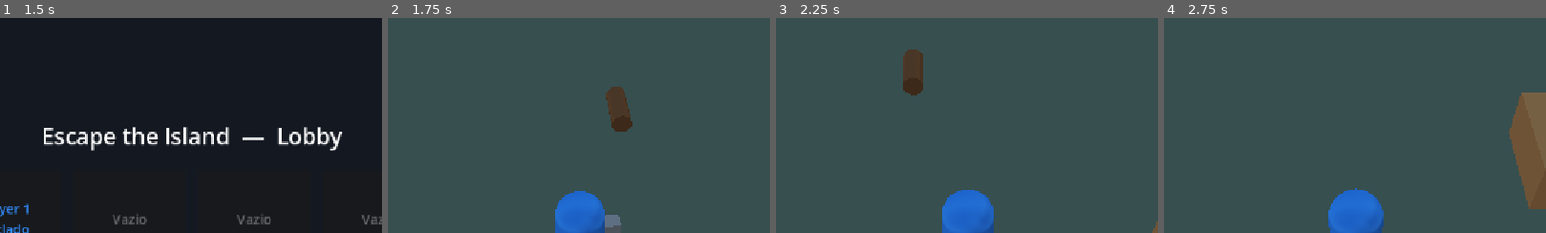
Above: before the commit, frames 1-4 (left to right).
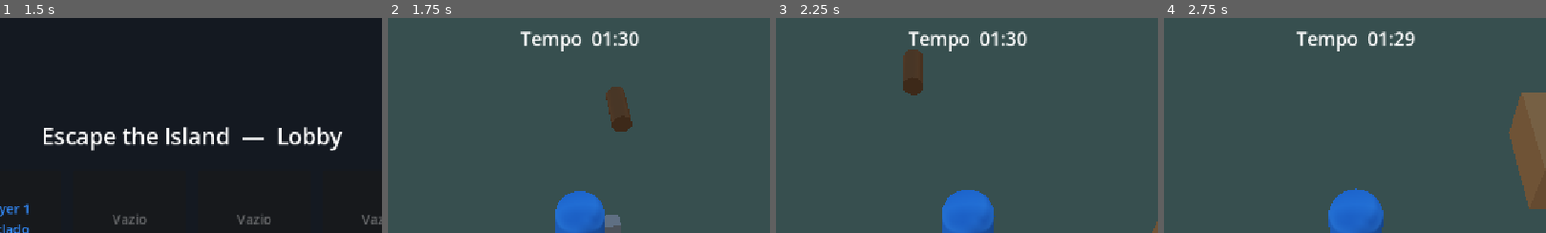
Above: after the commit, the same moments.

Repository: Hashiramaz/multiplayer-godot
Game: Godot game, scene res://scenes/menu/MainMenu.tscn
Same seed, same stepped clock (60 frames per second), same inputs: the game is played once before the commit and once after it.
Inputs:
- Up to frame 1 (1.5 s): click "Jogar" at 0.5 s; tap Enter at 1.25 s; hold D from 1.28 s (still down); hold E from 1.28 s (still down)
- Up to frame 2 (1.75 s): keep holding D; keep holding E; tap Space at 1.52 s
- Up to frame 3 (2.25 s): release D at 2.03 s; release E at 2.03 s; hold S from 2.03 s (still down); tap Enter at 2.1 s
- Up to frame 4 (2.75 s): keep holding S; tap Space at 2.27 s
The pictures show only the part of the screen within x 25-75%, y 0-50%; the shares and areas given below are measured in that part.

Frame 1 is identical in both runs. In frame 2, 1.1% of the frame differs, in the area x 34-66%, y 6-16%; in frame 3, 1.1%; in frame 4, 1.1%.

Commit message:
Phase 6: threat clock + win/lose + result screen
- MatchUI (CanvasLayer, PAUSABLE): countdown timer HUD; pause freezes it too
- Win when the boat completes in time (listens to BoatStation.completed),
  lose when the clock hits zero
- Result screen (Play again / Main menu) with the gamepad-A bridge
- GameManager gains RESULT state; PauseMenu goes silent during it
- Match end disables players instead of get_tree().paused so the result UI
  stays responsive
- Docs updated (GDD/ARCHITECTURE/ROADMAP)

Co-Authored-By: Claude Opus 4.8 <noreply@anthropic.com>

Diff:
--- a/autoload/game_manager.gd
+++ b/autoload/game_manager.gd
@@ -2,7 +2,7 @@
 ## Global game state + high-level scene flow (autoload / singleton, like a Unity
 ## manager). Flow: MainMenu -> Lobby -> Arena, with in-match pause.
 
-enum State { BOOT, MENU, LOBBY, PLAYING, PAUSED }
+enum State { BOOT, MENU, LOBBY, PLAYING, PAUSED, RESULT }
 
 const MAIN_MENU_SCENE: String = "res://scenes/menu/MainMenu.tscn"
 const LOBBY_SCENE: String = "res://scenes/lobby/Lobby.tscn"
--- a/scenes/arena/Arena.tscn
+++ b/scenes/arena/Arena.tscn
@@ -6,6 +6,7 @@
 [ext_resource type="PackedScene" path="res://scenes/interactables/BoatStation.tscn" id="boat"]
 [ext_resource type="PackedScene" path="res://scenes/interactables/Carriable.tscn" id="log"]
 [ext_resource type="PackedScene" path="res://scenes/ui/PauseMenu.tscn" id="pause"]
+[ext_resource type="PackedScene" path="res://scenes/ui/MatchUI.tscn" id="match"]
 
 [sub_resource type="ProceduralSkyMaterial" id="sky_mat"]
 
@@ -112,3 +113,5 @@
 fov = 45.0
 
 [node name="PauseMenu" parent="." instance=ExtResource("pause")]
+
+[node name="MatchUI" parent="." instance=ExtResource("match")]
--- /dev/null
+++ b/scenes/ui/MatchUI.tscn
@@ -0,0 +1,65 @@
+[gd_scene load_steps=2 format=3]
+
+[ext_resource type="Script" path="res://scripts/ui/match_ui.gd" id="1_match"]
+
+[node name="MatchUI" type="CanvasLayer"]
+script = ExtResource("1_match")
+
+[node name="HUD" type="Control" parent="."]
+layout_mode = 3
+anchors_preset = 15
+anchor_right = 1.0
+anchor_bottom = 1.0
+mouse_filter = 2
+
+[node name="TimerLabel" type="Label" parent="HUD"]
+layout_mode = 1
+anchor_right = 1.0
+offset_top = 12.0
+offset_bottom = 52.0
+mouse_filter = 2
+theme_override_font_sizes/font_size = 28
+text = "Tempo  01:30"
+horizontal_alignment = 1
+
+[node name="Result" type="Control" parent="."]
+visible = false
+layout_mode = 3
+anchors_preset = 15
+anchor_right = 1.0
+anchor_bottom = 1.0
+
+[node name="Dim" type="ColorRect" parent="Result"]
+layout_mode = 1
+anchors_preset = 15
+anchor_right = 1.0
+anchor_bottom = 1.0
+color = Color(0, 0, 0, 0.6)
+
+[node name="VBox" type="VBoxContainer" parent="Result"]
+layout_mode = 1
+anchors_preset = 15
+anchor_right = 1.0
+anchor_bottom = 1.0
+alignment = 1
+theme_override_constants/separation = 18
+
+[node name="Title" type="Label" parent="Result/VBox"]
+layout_mode = 2
+theme_override_font_sizes/font_size = 40
+text = "Fim de jogo"
+horizontal_alignment = 1
+
+[node name="Replay" type="Button" parent="Result/VBox"]
+layout_mode = 2
+size_flags_horizontal = 4
+custom_minimum_size = Vector2(260, 46)
+theme_override_font_sizes/font_size = 22
+text = "Jogar de novo"
+
+[node name="Menu" type="Button" parent="Result/VBox"]
+layout_mode = 2
+size_flags_horizontal = 4
+custom_minimum_size = Vector2(260, 46)
+theme_override_font_sizes/font_size = 22
+text = "Menu principal"
--- /dev/null
+++ b/scripts/ui/match_ui.gd
@@ -0,0 +1,79 @@
+extends CanvasLayer
+## Runs the match: a countdown "threat clock" (the island closing in). Win when the
+## boat is completed in time; lose when the clock hits zero. Shows the HUD timer and
+## the end-of-match result screen.
+##
+## PAUSABLE process mode on purpose: the pause menu (get_tree().paused) freezes the
+## clock too. The end-of-match freeze instead just disables the players, so the
+## result screen's own buttons keep working without touching get_tree().paused.
+
+@export var match_duration: float = 90.0
+@export var low_time_warning: float = 15.0
+
+var _time_left: float = 0.0
+var _over: bool = false
+
+@onready var timer_label: Label = $HUD/TimerLabel
+@onready var result_panel: Control = $Result
+@onready var result_title: Label = $Result/VBox/Title
+@onready var replay_button: Button = $Result/VBox/Replay
+
+func _ready() -> void:
+	_time_left = match_duration
+	result_panel.visible = false
+	_update_timer_label()
+
+	var boat := get_tree().get_first_node_in_group("station")
+	if boat != null and boat.has_signal("completed"):
+		boat.completed.connect(_on_boat_completed)
+	else:
+		push_warning("MatchUI: no station with a 'completed' signal found.")
+
+	replay_button.pressed.connect(_on_replay)
+	($Result/VBox/Menu as Button).pressed.connect(_on_menu)
+
+func _process(delta: float) -> void:
+	if _over:
+		return
+	_time_left = maxf(_time_left - delta, 0.0)
+	_update_timer_label()
+	if _time_left <= 0.0:
+		_end(false)
+
+func _on_boat_completed() -> void:
+	if not _over:
+		_end(true)
+
+func _end(won: bool) -> void:
+	_over = true
+	GameManager.set_state(GameManager.State.RESULT)
+	for player in get_tree().get_nodes_in_group("players"):
+		(player as Node).process_mode = Node.PROCESS_MODE_DISABLED
+	result_title.text = "Vocês escaparam da ilha!" if won else "O tempo acabou... a ilha venceu."
+	result_panel.visible = true
+	replay_button.grab_focus()
+
+func _update_timer_label() -> void:
+	var total := int(ceil(_time_left))
+	timer_label.text = "Tempo  %02d:%02d" % [total / 60, total % 60]
+	if _time_left <= low_time_warning:
+		timer_label.modulate = Color(1.0, 0.4, 0.35)
+	else:
+		timer_label.modulate = Color(1.0, 1.0, 1.0)
+
+## Bridge the gamepad's A to the focused result button (default ui_accept isn't
+## firing on the pad here), only while the result screen is up.
+func _input(event: InputEvent) -> void:
+	if not result_panel.visible:
+		return
+	if event is InputEventJoypadButton and event.pressed and event.button_index == JOY_BUTTON_A:
+		var focused := get_viewport().gui_get_focus_owner()
+		if focused is BaseButton:
+			get_viewport().set_input_as_handled()
+			(focused as BaseButton).pressed.emit()
+
+func _on_replay() -> void:
+	GameManager.go_to_lobby()
+
+func _on_menu() -> void:
+	GameManager.go_to_main_menu()
--- a/scripts/ui/pause_menu.gd
+++ b/scripts/ui/pause_menu.gd
@@ -13,6 +13,9 @@
 	($Panel/VBox/Menu as Button).pressed.connect(_go_menu)
 
 func _input(event: InputEvent) -> void:
+	# Once the match is over (result screen up), the pause menu goes silent.
+	if GameManager.state == GameManager.State.RESULT:
+		return
 	if _is_toggle(event):
 		get_viewport().set_input_as_handled()
 		if get_tree().paused:
Not shown: 1 places in scenes/arena/Arena.tscn that only renumber resources
Not shown, added: scripts/ui/match_ui.gd.uid
Not shown, changed: docs/ARCHITECTURE.md
Not shown, changed: docs/GDD.md
Not shown, changed: docs/ROADMAP.md
